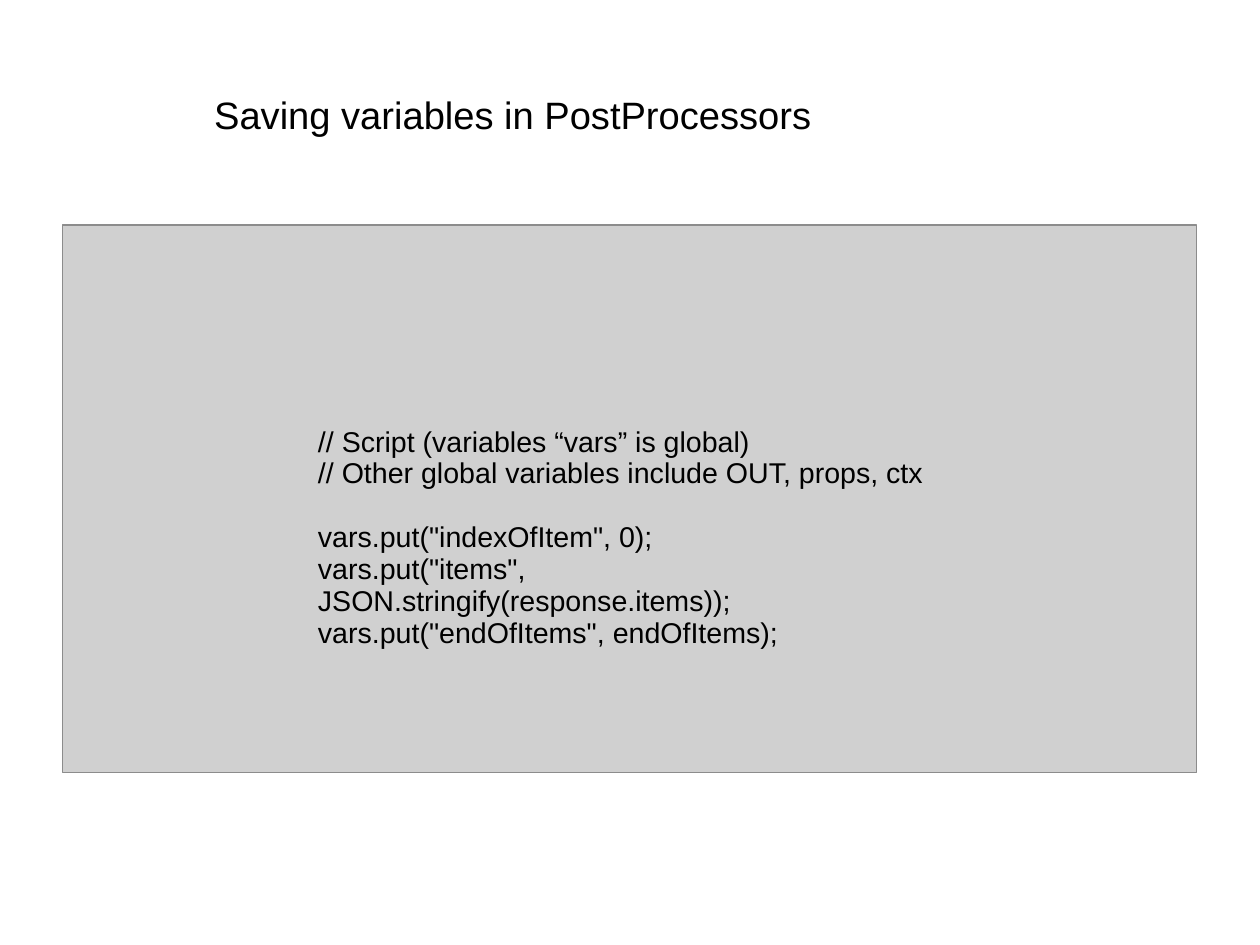
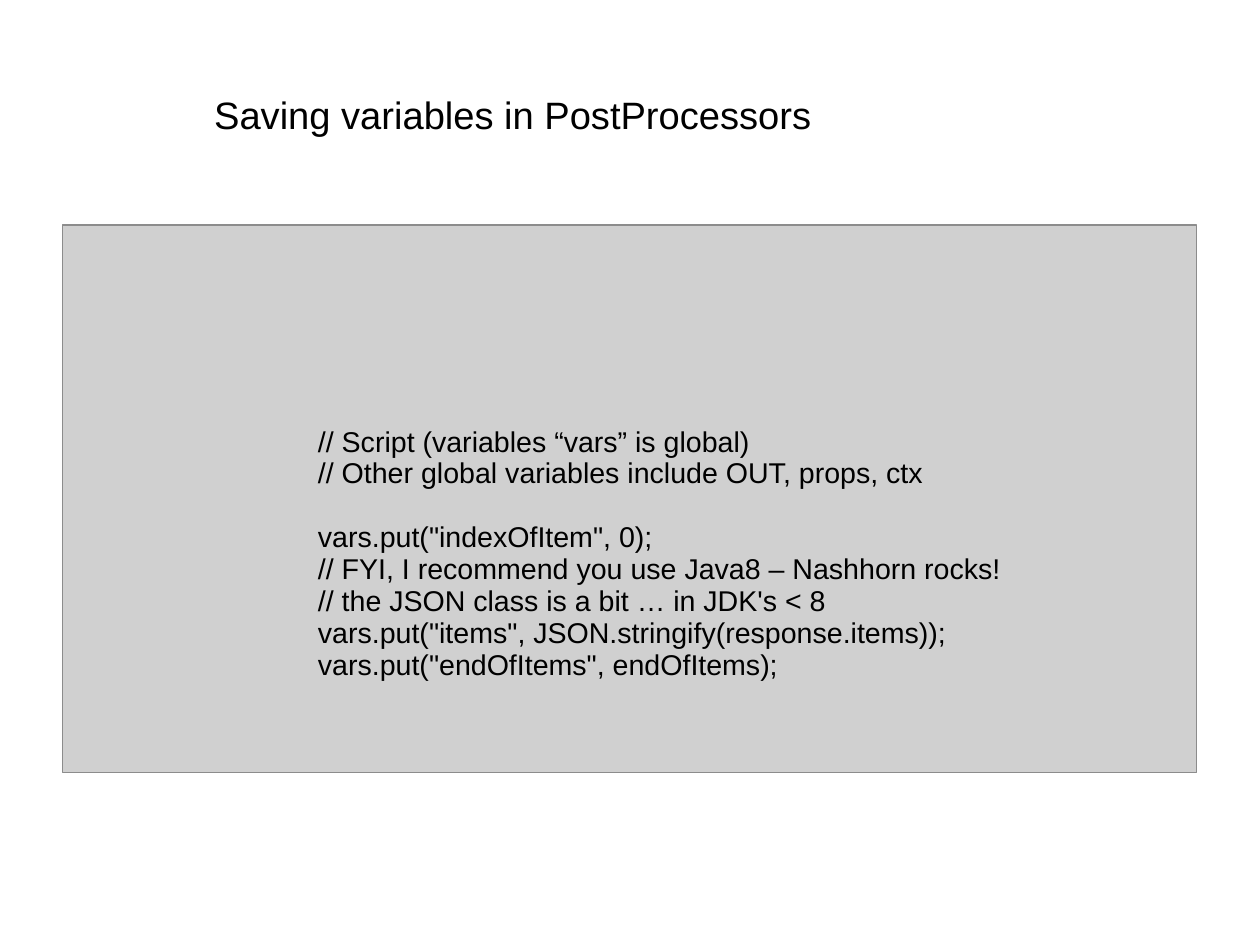
Before and after one commit to hchan/jmeterDemo, a slide deck: slide 11 of jmeterDemo.ppt. Drawn at 1260x945 pixels with LibreOffice and Linux fonts; fonts in the diff are those of the drawing; grey boxes stand for pictures; background and template pictures are left out. Boxes give left, top, right and bottom in pixels: in the first picture for what was removed or moved away, otherwise in the second. Text is boxed around its words. In the diff, an @@ line names an element or a change of style, - is before the commit and + after.

```diff
--- a/jmeterDemo.ppt
+++ b/jmeterDemo.ppt
@@ text at (342,558,1000,612): paragraphs added @@
+// FYI, I recommend you use Java8 – Nashhorn rocks!
+// the JSON class is a bit … in JDK's < 8
```
Also in this commit, not shown: 7 other slides changed, 1 slide added, 1 other file.
